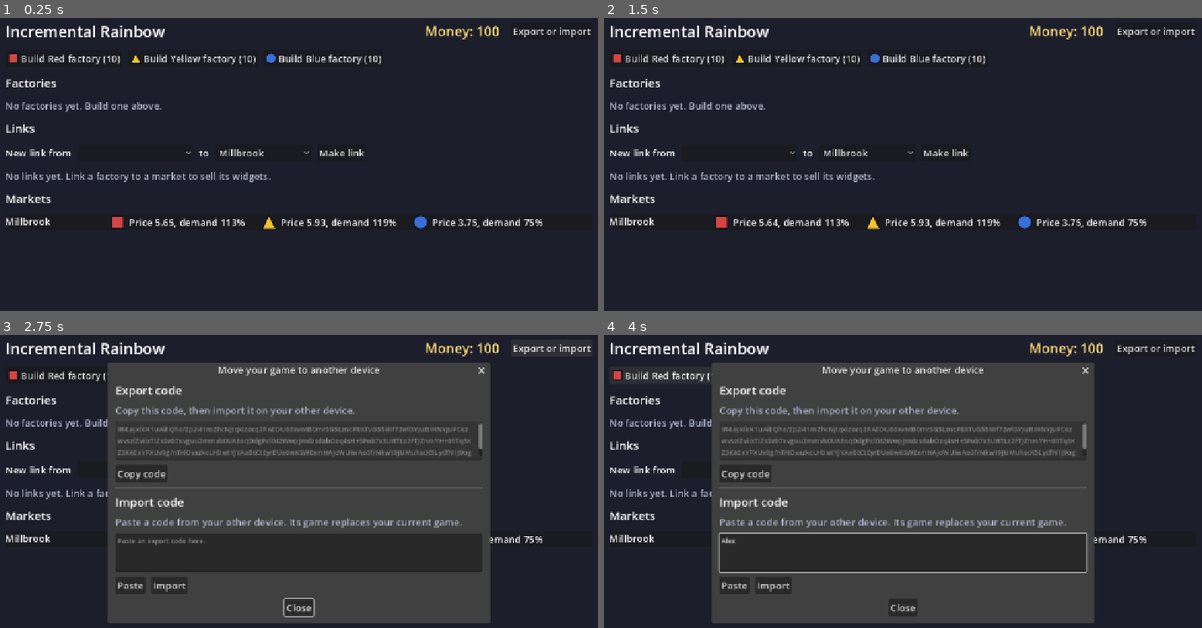
Above: before the commit, frames 1-4 (two rows, left to right).
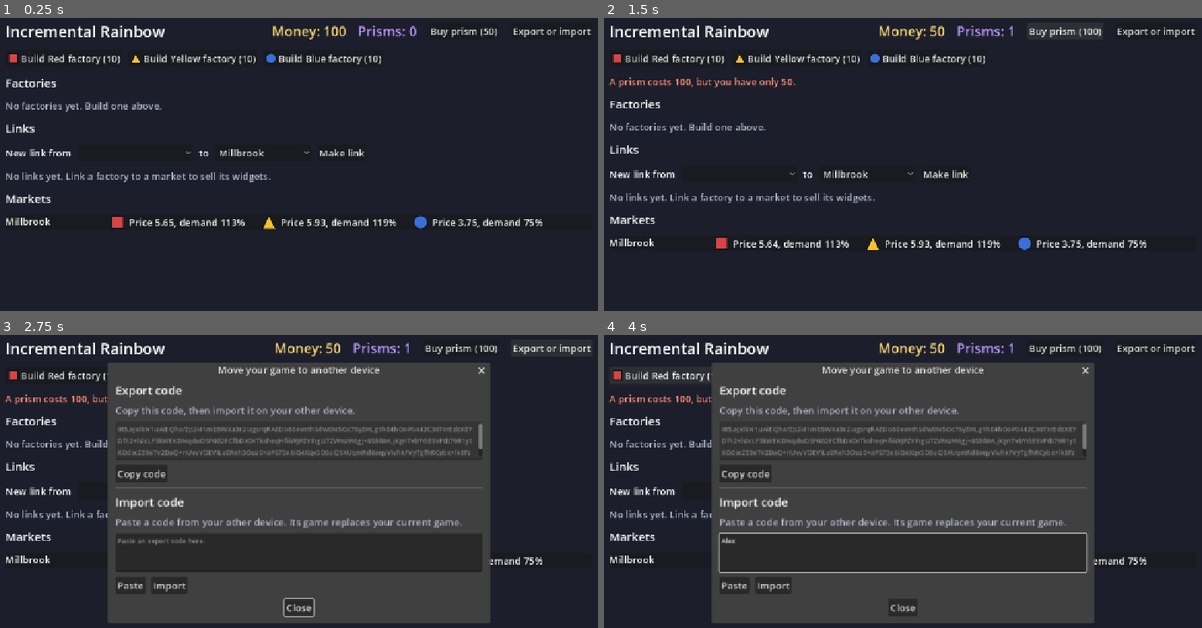
Above: after the commit, the same moments.

Repository: ElysiaAlarien/incrementalrainbow
Game: Godot game, scene res://src/ui/main.tscn
Two runs of this game, one before a commit and one after it. Both use one fixed random seed, a clock stepped at 60 frames per second and the inputs below.
Inputs (mouse positions are in pixels of both pictures, inside the frame that each line leads up to):
- Up to frame 1 (0.25 s): no input
- Up to frame 2 (1.5 s): click (1070, 29) at 0.5 s, where only the run after the commit has a clickable "Buy prism (50)"; click (1064, 29) at 1.25 s, where only the run after the commit has a clickable "Buy prism (100)"
- Up to frame 3 (2.75 s): click "Export or import" at 2 s
- Up to frame 4 (4 s): click (903, 551) at 2.77 s; type "Alex" at 2.85 s; click "Build Red factory (10)" at 3.5 s

The runs differ from the first frame. In frame 1, 0.7% of the frame differs, in the area x 45-84%, y 2-8%; in frame 2, 6.0%, in the area x 0-91%, y 2-80%; in frame 3, 3.6%; in frame 4, 3.6%.

Commit message:
Buy prisms (#18)
The player buys a prism with money. The price of the next prism grows
with the total count of prisms bought across all runs (ADR-0003).
The save keeps prisms and the total count.

Co-Authored-By: Claude Opus 5.5 <noreply@anthropic.com>

Diff:
--- a/data/balance.json
+++ b/data/balance.json
@@ -1,8 +1,12 @@
 {
-	"_about": "PLACEHOLDER balance values. No balance numbers e …(687 unchanged characters)… alf_widgets recent widgets halve demand.",
+	"_about": "PLACEHOLDER balance values. No balance numbers e …(687 unchanged characters)… alf_widgets recent widgets halve demand. prism.first_price: price of the first prism of the game; each later prism costs prism.price_growth times the one before it (ADR-0003). first_price * (price_growth - 1) must be at least 1.",
 	"placeholder": true,
 	"run": {
 		"starting_money": 100
+	},
+	"prism": {
+		"first_price": 50,
+		"price_growth": 2.0
 	},
 	"factory": {
 		"widget_time_ms": 1000,
--- a/src/core/content/content.gd
+++ b/src/core/content/content.gd
@@ -38,12 +38,16 @@
 var automatic_transport_cost: BigNumber:
 	get:
 		return _automatic_transport_cost
+var prism_balance: PrismBalance:
+	get:
+		return _prism_balance
 
 var _errors: PackedStringArray = []
 var _factory_balance := FactoryBalance.new(0, 0, BigNumber.ZERO, 1.0, BigNumber.ZERO)
 var _demand_balance := DemandBalance.new(1, 0.0, 0, 1.0)
 var _starting_money := BigNumber.ZERO
 var _automatic_transport_cost := BigNumber.ZERO
+var _prism_balance := PrismBalance.new(BigNumber.from_int(1), 2.0)
 var _colors: Array[ColorDef] = []
 var _colors_by_id: Dictionary[StringName, ColorDef] = {}
 var _markets: Array[MarketDef] = []
@@ -169,6 +173,7 @@
 	else:
 		_errors.append("balance.json: \"run\" must be an object")
 	_parse_demand_balance(data.get("demand", {}))
+	_parse_prism_balance(data.get("prism", {}))
 	var factory: Variant = data.get("factory", {})
 	if not factory is Dictionary:
 		_errors.append("balance.json: \"factory\" must be an object")
@@ -195,6 +200,20 @@
 		half = 1.0
 	_demand_balance = DemandBalance.new(maxi(1, _read_positive_int(demand, "drift_period_ms", "demand")),
 		amplitude, _read_whole_number(demand, "saturation_ms_per_widget", "demand"), float(half))
+
+
+func _parse_prism_balance(prism: Variant) -> void:
+	if not prism is Dictionary:
+		_errors.append("balance.json: \"prism\" must be an object")
+		return
+	var error_count := _errors.size()
+	var first_price := _read_number(prism, "first_price", "prism", 1.0)
+	var growth := _read_number(prism, "price_growth", "prism", 1.0)
+	# A whole-number price goes up after each prism only if each step adds at
+	# least 1 (ADR-0003).
+	if _errors.size() == error_count and first_price * (growth - 1.0) < 1.0:
+		_errors.append("prism.price_growth is too low: first_price * (price_growth - 1) must be at least 1, so that each prism costs more than the one before it")
+	_prism_balance = PrismBalance.new(BigNumber.from_float(first_price), growth)
 
 
 func _parse_markets(data: Dictionary) -> void:
--- /dev/null
+++ b/src/core/content/prism_balance.gd
@@ -0,0 +1,29 @@
+class_name PrismBalance
+extends RefCounted
+## Balance values for prisms, from balance.json. Read-only. All values are
+## placeholders until playtests set them. See ADR-0003.
+
+## The price of the first prism of the game.
+var first_price: BigNumber:
+	get:
+		return _first_price
+## Each prism costs this many times the one before it.
+var price_growth: float:
+	get:
+		return _price_growth
+
+var _first_price: BigNumber
+var _price_growth: float
+
+
+func _init(p_first_price: BigNumber, p_price_growth: float) -> void:
+	_first_price = p_first_price
+	_price_growth = p_price_growth
+
+
+## The price of the next prism when [param total_bought] prisms were bought
+## across all runs. Prices are whole numbers. The content check that
+## [code]first_price * (price_growth - 1)[/code] is at least 1 makes each price
+## higher than the one before it.
+func price(total_bought: int) -> BigNumber:
+	return _first_price.times_power(_price_growth, total_bought).ceiled()
--- /dev/null
+++ b/src/core/prism_view.gd
@@ -0,0 +1,12 @@
+class_name PrismView
+extends RefCounted
+## A read-only copy of the player's prisms, returned by
+## [method Simulation.prisms]. Changing it does not change the simulation.
+
+## The prisms the player has now.
+var owned: int
+## All prisms bought across all runs. Prestige does not clear it, and the
+## price of the next prism depends on it.
+var total_bought: int
+## The money that the next prism costs.
+var next_price: BigNumber
--- a/src/core/save/save_codec.gd
+++ b/src/core/save/save_codec.gd
@@ -19,7 +19,7 @@
 ## step gets the state as parsed JSON and returns the new state. It must not
 ## stop on damaged data, because the load checks the result.
 static func migrations() -> Array[Callable]:
-	return [_v1_add_links, _v2_add_automatic_transport, _v3_add_demand]
+	return [_v1_add_links, _v2_add_automatic_transport, _v3_add_demand, _v4_add_prisms]
 
 
 ## Version 2 (#3) adds links and their shipments. A version 1 game had none.
@@ -50,6 +50,13 @@
 static func _v3_add_demand(state: Dictionary) -> Dictionary:
 	state.drift_key = 0
 	state.saturation = []
+	return state
+
+
+## Version 5 (#18) adds prisms. A version 4 game had bought none.
+static func _v4_add_prisms(state: Dictionary) -> Dictionary:
+	state.prisms = 0
+	state.prisms_bought = 0
 	return state
 
 
--- a/src/core/simulation.gd
+++ b/src/core/simulation.gd
@@ -26,6 +26,10 @@
 var _links: Array[LinkState] = []
 var _next_shipment_id: int = 1
 var _demand: DemandState
+## Prisms owned now, and prisms bought across all runs (ADR-0003). Prestige
+## clears neither.
+var _prisms: int = 0
+var _prisms_bought: int = 0
 
 
 ## [param p_content] must be valid (no [member Content.errors]).
@@ -63,6 +67,10 @@
 		sim._factories.append(state)
 	sim._read_links(reader)
 	sim._demand = DemandState.from_snapshot(reader, p_content, sim._time_ms)
+	sim._prisms_bought = reader.integer("prisms_bought", 0)
+	sim._prisms = reader.integer("prisms", 0)
+	if sim._prisms > sim._prisms_bought:
+		reader.fail("prisms", "cannot be more than prisms_bought (%d)" % sim._prisms_bought)
 	return sim
 
 
@@ -213,6 +221,19 @@
 	return CommandResult.success(count)
 
 
+## Buys one prism for [method prisms] [code].next_price[/code]. On success,
+## [member CommandResult.value] is the number of prisms owned.
+func buy_prism() -> CommandResult:
+	var price := _prism_price()
+	if _money.is_less_than(price):
+		return _not_enough_money("A prism", price)
+
+	_money = _money.sub(price)
+	_prisms += 1
+	_prisms_bought += 1
+	return CommandResult.success(_prisms)
+
+
 func _not_enough_money(what: String, cost: BigNumber) -> CommandResult:
 	return CommandResult.failure(CommandResult.Reason.NOT_ENOUGH_MONEY,
 		"%s costs %s, but you have only %s." % [what, cost.format(), _money.format()])
@@ -282,6 +303,16 @@
 	return _money
 
 
+## The prisms owned, the prisms bought across all runs, and the price of the
+## next prism.
+func prisms() -> PrismView:
+	var view := PrismView.new()
+	view.owned = _prisms
+	view.total_bought = _prisms_bought
+	view.next_price = _prism_price()
+	return view
+
+
 ## The money that [method build_factory] costs now.
 func factory_build_cost() -> BigNumber:
 	return _content.factory_balance.build_cost
@@ -371,6 +402,8 @@
 		"next_link_id": _next_link_id,
 		"links": link_dicts,
 		"next_shipment_id": _next_shipment_id,
+		"prisms": _prisms,
+		"prisms_bought": _prisms_bought,
 	}.merged(_demand.to_dict())
 
 
@@ -424,6 +457,10 @@
 	return def.price(color).mul(BigNumber.from_float(demand))
 
 
+func _prism_price() -> BigNumber:
+	return _content.prism_balance.price(_prisms_bought)
+
+
 func _factory_state(id: int) -> FactoryState:
 	for state in _factories:
 		if state.id == id:
--- a/src/ui/main.gd
+++ b/src/ui/main.gd
@@ -1,8 +1,8 @@
 extends Control
-## The first screen: money, base factories with their production lines and
-## output bays, links from factories to markets with manual shipments,
-## automatic transport, and throughput, and markets with the price and demand
-## of each color.
+## The first screen: money, prisms, base factories with their production
+## lines and output bays, links from factories to markets with manual
+## shipments, automatic transport, and throughput, and markets with the price
+## and demand of each color.
 ##
 ## The UI holds no game rules. It sends commands to the Simulation, ticks it
 ## each frame, and shows what the queries return. It loads the save on start,
@@ -25,6 +25,8 @@
 @onready var _links_empty_label: Label = %LinksEmptyLabel
 @onready var _market_list: VBoxContainer = %MarketList
 @onready var _money_label: Label = %MoneyLabel
+@onready var _prism_label: Label = %PrismLabel
+@onready var _buy_prism_button: Button = %BuyPrism
 @onready var _message_label: Label = %MessageLabel
 @onready var _export_code_button: Button = %ExportCodeButton
 
@@ -63,6 +65,7 @@
 	_export_code_dialog.import_confirmed.connect(_replace_game)
 	add_child(_export_code_dialog)
 	_export_code_button.pressed.connect(func() -> void: _export_code_dialog.open(_sim))
+	_buy_prism_button.pressed.connect(_on_buy_prism_pressed)
 	_refresh()
 
 
@@ -169,6 +172,10 @@
 		_new_link_market.get_item_metadata(market_index)))
 
 
+func _on_buy_prism_pressed() -> void:
+	_show_result(_sim.buy_prism())
+
+
 func _on_ship_pressed(link_id: int) -> void:
 	_show_result(_sim.start_shipment(link_id))
 
@@ -188,6 +195,9 @@
 
 func _refresh() -> void:
 	_money_label.text = "Money: %s" % _sim.money().format()
+	var prisms := _sim.prisms()
+	_prism_label.text = "Prisms: %s" % BigNumber.from_int(prisms.owned).format()
+	_buy_prism_button.text = "Buy prism (%s)" % prisms.next_price.format()
 	var cost := _sim.factory_build_cost().format()
 	for color_id in _build_button_by_color:
 		_build_button_by_color[color_id].text = "Build %s factory (%s)" % [_content.color(color_id).name, cost]
--- a/src/ui/main.tscn
+++ b/src/ui/main.tscn
@@ -57,6 +57,20 @@
 theme_override_colors/font_color = Color(0.98, 0.85, 0.45, 1)
 theme_override_font_sizes/font_size = 28
 text = "Money: 0"
+
+[node name="PrismLabel" type="Label" parent="Margin/Layout/Header"]
+unique_name_in_owner = true
+layout_mode = 2
+size_flags_vertical = 4
+theme_override_colors/font_color = Color(0.75, 0.6, 1, 1)
+theme_override_font_sizes/font_size = 28
+text = "Prisms: 0"
+
+[node name="BuyPrism" type="Button" parent="Margin/Layout/Header"]
+unique_name_in_owner = true
+layout_mode = 2
+size_flags_vertical = 4
+text = "Buy prism"
 
 [node name="ExportCodeButton" type="Button" parent="Margin/Layout/Header"]
 unique_name_in_owner = true
--- /dev/null
+++ b/tests/fixtures/saves/v5.json
@@ -0,0 +1,34 @@
+{
+	"format": "incremental-rainbow-save",
+	"state": {
+		"drift_key": 3616982058,
+		"factories": [
+			{
+				"color": "red",
+				"id": 1,
+				"output_bay_count": 1,
+				"progress_ms": 300,
+				"size": 1
+			}
+		],
+		"links": [],
+		"money": [
+			3.0,
+			1
+		],
+		"next_factory_id": 2,
+		"next_link_id": 1,
+		"next_shipment_id": 1,
+		"prisms": 2,
+		"prisms_bought": 2,
+		"rng": [
+			4074467651,
+			924484977,
+			1142449083,
+			4060353879
+		],
+		"saturation": [],
+		"time_ms": 1000
+	},
+	"version": 5
+}
--- a/tests/helpers/content_fixture.gd
+++ b/tests/helpers/content_fixture.gd
@@ -7,6 +7,7 @@
 const TRANSIT_TIME_MS := 5000
 const SHIPMENT_COST := 2
 const AUTOMATIC_COST := 20
+const FIRST_PRISM_PRICE := 20
 
 
 static func colors_data() -> Dictionary:
@@ -18,10 +19,12 @@
 
 
 ## Balance data: 100 starting money, factories that cost 10, a flat
-## production line cost of 10, and demand that stays at 1 (no drift and no
-## saturation), so that prices stay at the base price.
+## production line cost of 10, prisms that cost 20, then 40, 80, and so on, and
+## demand that stays at 1 (no drift and no saturation), so that prices stay at
+## the base price.
 ## [param overrides] replaces values by key, such as
 ## [code]{"starting_money": 15, "production_line_cost_growth": 2.0}[/code].
+## Keys are unique across the sections.
 ## [method demand_overrides] turns drift and saturation on.
 static func balance_data(widget_time_ms: int = 1000, output_bay_capacity: int = 10,
 		overrides: Dictionary = {}) -> Dictionary:
@@ -39,14 +42,15 @@
 		"saturation_ms_per_widget": 0,
 		"saturation_half_widgets": 10,
 	}
+	var prism := {"first_price": FIRST_PRISM_PRICE, "price_growth": 2.0}
 	for key: String in overrides:
 		var section: Dictionary = {}
-		for candidate: Dictionary in [run, factory, demand]:
+		for candidate: Dictionary in [run, factory, demand, prism]:
 			if candidate.has(key):
 				section = candidate
 		assert(not section.is_empty(), "unknown balance key %s" % key)
 		section[key] = overrides[key]
-	return {"run": run, "factory": factory, "demand": demand}
+	return {"run": run, "factory": factory, "demand": demand, "prism": prism}
 
 
 ## Overrides for [method balance_data] that turn on drift (up to 30%, with a
--- a/tests/smoke/test_main_screen.gd
+++ b/tests/smoke/test_main_screen.gd
@@ -383,3 +383,43 @@
 	assert_eq(MarketRow.format_demand(1.0), "100%")
 	assert_eq(MarketRow.format_demand(0.874), "87%")
 	assert_eq(MarketRow.format_demand(1.296), "130%")
+
+
+# --- Prisms --------------------------------------------------------------------
+
+func test_buying_a_prism_shows_the_prisms_and_the_next_price() -> void:
+	var main := await _open_main()
+	var sim: Simulation = main.simulation()
+	var label: Label = main.find_child("PrismLabel", true, false)
+	var button: Button = main.find_child("BuyPrism", true, false)
+	assert_eq(label.text, "Prisms: 0")
+	var first_price := sim.prisms().next_price
+	assert_eq(button.text, "Buy prism (%s)" % first_price.format())
+
+	button.pressed.emit()
+	await wait_process_frames(1)
+
+	assert_eq(sim.prisms().owned, 1)
+	assert_eq(label.text, "Prisms: 1")
+	assert_true(first_price.is_less_than(sim.prisms().next_price), "the price went up")
+	assert_eq(button.text, "Buy prism (%s)" % sim.prisms().next_price.format())
+
+
+func test_buying_a_prism_with_too_little_money_shows_the_reason() -> void:
+	var main := await _open_main()
+	var sim: Simulation = main.simulation()
+	var button: Button = main.find_child("BuyPrism", true, false)
+	while not sim.money().is_less_than(sim.prisms().next_price):
+		button.pressed.emit()
+	button.pressed.emit()
+	await wait_process_frames(1)
+
+	var message: Label = main.find_child("MessageLabel", true, false)
+	assert_true(message.visible)
+	assert_string_contains(message.text, "A prism costs")
+
+
+func test_the_header_fits_the_screen_width() -> void:
+	var main := await _open_main()
+	var header: Control = main.find_child("Header", true, false)
+	assert_lt(header.get_combined_minimum_size().x, 1280.0 - 64.0)
--- a/tests/unit/test_content.gd
+++ b/tests/unit/test_content.gd
@@ -53,6 +53,42 @@
 			"factory.production_line_cost must be a number of at least 0",
 			"factory.production_line_cost_growth must be a number of at least 1"]:
 		assert_string_contains(text, expected)
+
+
+func test_reads_the_prism_price_values() -> void:
+	var content := Content.from_data(ContentFixture.data(
+		ContentFixture.colors_data(), ContentFixture.balance_data(1000, 10,
+			{"first_price": 30, "price_growth": 1.5})))
+	assert_eq(content.errors, PackedStringArray())
+	assert_true(content.prism_balance.first_price.equals(BigNumber.from_int(30)))
+	assert_eq(content.prism_balance.price_growth, 1.5)
+
+
+func test_reports_bad_prism_price_values() -> void:
+	var content := Content.from_data(ContentFixture.data(
+		ContentFixture.colors_data(), ContentFixture.balance_data(1000, 10,
+			{"first_price": 0, "price_growth": 0.5})))
+	var text := "\n".join(content.errors)
+	assert_string_contains(text, "prism.first_price must be a number of at least 1")
+	assert_string_contains(text, "prism.price_growth must be a number of at least 1")
+
+
+func test_reports_prism_prices_that_would_not_go_up() -> void:
+	# 3, 3.3, 3.63 all give a whole-number price of 4 after the first.
+	var content := Content.from_data(ContentFixture.data(
+		ContentFixture.colors_data(), ContentFixture.balance_data(1000, 10,
+			{"first_price": 3, "price_growth": 1.1})))
+	assert_string_contains("\n".join(content.errors),
+		"prism.price_growth is too low: first_price * (price_growth - 1) must be at least 1")
+
+
+func test_reports_a_missing_prism_section() -> void:
+	var balance := ContentFixture.balance_data()
+	balance.prism = "none"
+	var content := Content.from_data(ContentFixture.data(ContentFixture.colors_data(), balance))
+	assert_string_contains("\n".join(content.errors), "balance.json: \"prism\" must be an object")
+
+
 func test_reads_the_economy_values() -> void:
 	var balance := ContentFixture.balance_data(1000, 10, {"build_cost": 25, "starting_money": 120})
 	var content := Content.from_data(ContentFixture.data(ContentFixture.colors_data(), balance))
--- a/tests/unit/test_export_code.gd
+++ b/tests/unit/test_export_code.gd
@@ -82,9 +82,10 @@
 
 
 ## [param code] with the character at [param index] changed to another one of
-## the base64 alphabet.
+## the base64 alphabet. The new character also differs when case is ignored,
+## because the checksum check ignores case.
 func _with_changed_character(code: String, index: int) -> String:
-	var changed := "B" if code[index] == "A" else "A"
+	var changed := "B" if code[index].to_upper() == "A" else "A"
 	return code.substr(0, index) + changed + code.substr(index + 1)
 
 
--- a/tests/unit/test_save.gd
+++ b/tests/unit/test_save.gd
@@ -26,6 +26,8 @@
 	sim.tick(3500)
 	sim.start_shipment(1)
 	# The sales saturate red and blue in millbrook.
+	sim.buy_prism()
+	sim.buy_prism()
 	return sim
 
 
@@ -78,6 +80,10 @@
 		assert_eq(got.demands, view.demands, "demand in %s" % view.id)
 		for color in view.prices:
 			assert_true(got.price(color).equals(view.price(color)), "price of %s" % color)
+	assert_eq(sim.prisms().owned, 2, "the rich game has prisms")
+	assert_eq(loaded.prisms().owned, 2)
+	assert_eq(loaded.prisms().total_bought, 2)
+	assert_true(loaded.prisms().next_price.equals(sim.prisms().next_price))
 	assert_eq(loaded.snapshot(), sim.snapshot())
 
 
@@ -344,6 +350,19 @@
 	data.state.saturation[1].color = data.state.saturation[0].color
 	_assert_load_fails(JSON.stringify(data), LoadResult.Reason.DAMAGED_STATE,
 		"state.saturation[1].color: blue in millbrook has more than one saturation entry")
+
+
+func test_more_prisms_than_prisms_bought_fails() -> void:
+	var data := _save_data()
+	data.state.prisms = data.state.prisms_bought + 1
+	_assert_load_fails(JSON.stringify(data), LoadResult.Reason.DAMAGED_STATE,
+		"state.prisms: cannot be more than prisms_bought")
+
+
+func test_negative_prisms_fail() -> void:
+	var data := _save_data()
+	data.state.prisms_bought = -1
+	_assert_load_fails(JSON.stringify(data), LoadResult.Reason.DAMAGED_STATE, "state.prisms_bought: must be from 0")
 
 
 func test_a_random_number_state_of_all_zeros_fails() -> void:
@@ -568,3 +587,26 @@
 	assert_eq(result.simulation.links().size(), 0)
 	assert_true(result.simulation.make_link(1, &"millbrook").ok, "link ids start at 1")
 	assert_eq(result.simulation.links()[0].id, 1)
+
+
+## A save of version 5 (#18: prisms), as the game wrote it.
+func test_a_version_5_save_still_loads() -> void:
+	var text := FileAccess.get_file_as_string("res://tests/fixtures/saves/v5.json")
+
+	var result := _load(text)
+
+	assert_true(result.ok, result.message)
+	var sim := result.simulation
+	assert_eq(sim.prisms().owned, 2)
+	assert_eq(sim.prisms().total_bought, 2)
+	assert_eq(sim.prisms().next_price.format(), "80")
+	assert_eq(sim.money().format(), "30")
+
+
+func test_a_version_4_save_has_no_prisms_after_migration() -> void:
+	var result := _load(FileAccess.get_file_as_string("res://tests/fixtures/saves/v4.json"))
+
+	assert_true(result.ok, result.message)
+	assert_eq(result.simulation.prisms().owned, 0)
+	assert_eq(result.simulation.prisms().total_bought, 0)
+	assert_eq(result.simulation.prisms().next_price.format(), str(ContentFixture.FIRST_PRISM_PRICE))
--- /dev/null
+++ b/tests/unit/test_simulation_prisms.gd
@@ -0,0 +1,95 @@
+extends GutTest
+## Prisms: the player buys them with money during a run, at a price that goes
+## up with each prism (ADR-0003).
+
+const SEED := 11
+
+
+## Content with [param starting_money], factories that cost 10, and prisms that
+## cost [param first_price], then [param growth] times the one before.
+func _content(starting_money: float, first_price: float = 20, growth: float = 2.0) -> Content:
+	return ContentFixture.make_with_balance(ContentFixture.balance_data(1000, 10,
+		{"starting_money": starting_money, "first_price": first_price, "price_growth": growth}))
+
+
+func test_a_new_game_has_no_prisms_and_shows_the_first_price() -> void:
+	var sim := Simulation.new(_content(100), SEED)
+
+	var prisms := sim.prisms()
+
+	assert_eq(prisms.owned, 0)
+	assert_eq(prisms.total_bought, 0)
+	assert_true(prisms.next_price.equals(BigNumber.from_int(20)), "got %s" % prisms.next_price)
+
+
+func test_buying_a_prism_costs_its_price() -> void:
+	var sim := Simulation.new(_content(100), SEED)
+
+	var result := sim.buy_prism()
+
+	assert_true(result.ok, result.message)
+	assert_eq(result.value, 1, "the value is the prisms owned")
+	assert_true(sim.money().equals(BigNumber.from_int(80)), "got %s" % sim.money())
+	assert_eq(sim.prisms().owned, 1)
+	assert_eq(sim.prisms().total_bought, 1)
+
+
+func test_the_price_goes_up_after_each_prism() -> void:
+	var sim := Simulation.new(_content(1000), SEED)
+	var prices: Array[String] = []
+
+	for i in 4:
+		prices.append(sim.prisms().next_price.format())
+		assert_true(sim.buy_prism().ok)
+
+	assert_eq(prices, ["20", "40", "80", "160"] as Array[String])
+	assert_eq(sim.prisms().next_price.format(), "320")
+	assert_true(sim.money().equals(BigNumber.from_int(1000 - 300)), "got %s" % sim.money())
+	assert_eq(sim.prisms().owned, 4)
+	assert_eq(sim.prisms().total_bought, 4)
+
+
+func test_prices_are_whole_numbers_that_go_up() -> void:
+	# 7 * 1.15^n is not whole, and the price rounds up.
+	var sim := Simulation.new(_content(1_000_000, 7, 1.15), SEED)
+	var last := BigNumber.ZERO
+
+	for i in 30:
+		var price := sim.prisms().next_price
+		assert_true(price.equals(price.ceiled()), "price %s is whole" % price)
+		assert_true(last.is_less_than(price), "price %s is more than %s" % [price, last])
+		last = price
+		assert_true(sim.buy_prism().ok)
+
+
+func test_the_last_money_can_buy_a_prism() -> void:
+	var sim := Simulation.new(_content(20), SEED)
+
+	assert_true(sim.buy_prism().ok)
+
+	assert_true(sim.money().is_zero(), "got %s" % sim.money())
+
+
+func test_buying_a_prism_with_too_little_money_fails_and_changes_nothing() -> void:
+	var sim := Simulation.new(_content(30), SEED)
+	sim.buy_prism()
+	var before := sim.snapshot()
+
+	var result := sim.buy_prism()
+
+	assert_false(result.ok)
+	assert_eq(result.reason, CommandResult.Reason.NOT_ENOUGH_MONEY)
+	assert_string_contains(result.message, "A prism costs 40, but you have only 10.")
+	assert_eq(sim.snapshot(), before)
+	assert_eq(sim.prisms().owned, 1)
+
+
+func test_changing_the_prism_view_does_not_change_the_game() -> void:
+	var sim := Simulation.new(_content(100), SEED)
+	var view := sim.prisms()
+
+	view.owned = 9
+	view.total_bought = 9
+
+	assert_eq(sim.prisms().owned, 0)
+	assert_eq(sim.prisms().total_bought, 0)
Not shown, added: src/core/content/prism_balance.gd.uid
Not shown, added: src/core/prism_view.gd.uid
Not shown, added: tests/unit/test_simulation_prisms.gd.uid
